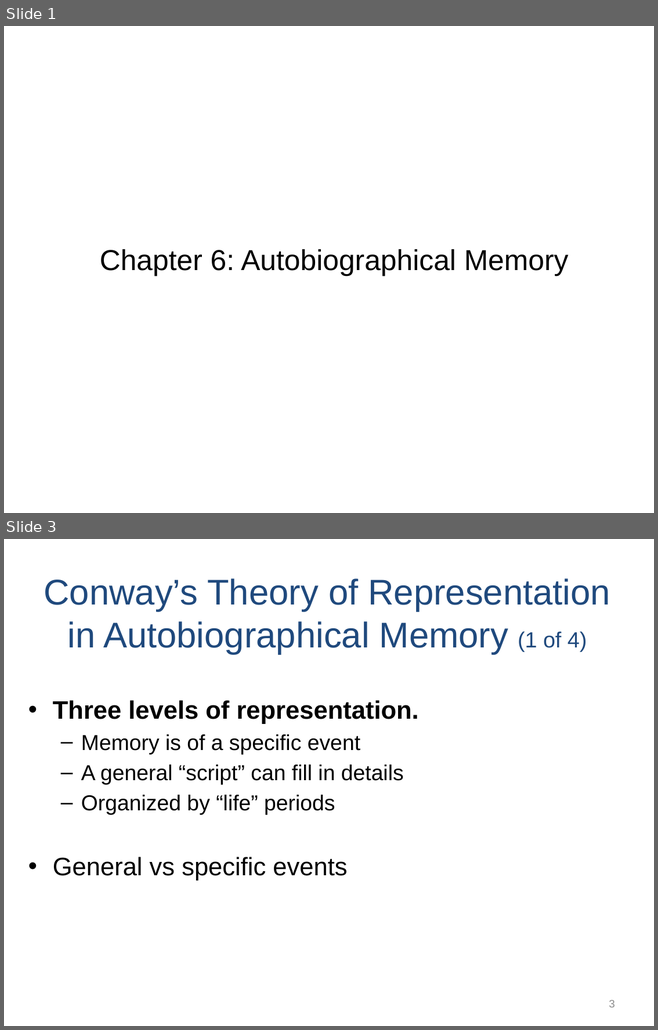
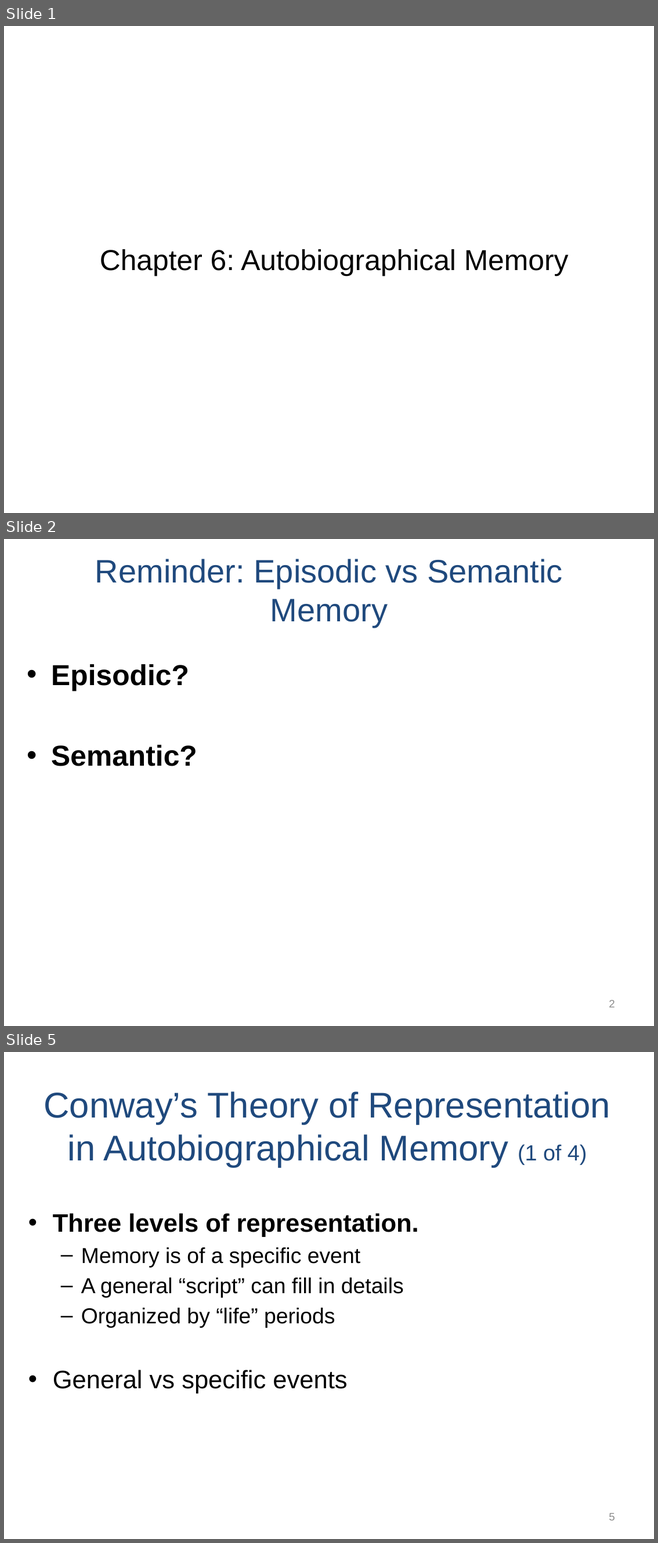
Before and after one commit to npm27/Teaching-Materials, a slide deck: Memory/Slides/Chapter 6.PPTX. Shown one above the other, each under a label of ours: slides 1 and 3 before the commit, slides 1, 2 and 5 after it; the slides between them are not shown. The pictures are 658x1030 and 658x1543 pixels, drawn with LibreOffice and Linux fonts; fonts in the diff are those of the drawing. Boxes give left, top, right and bottom in pixels: in the first picture for what was removed or moved away, otherwise in the second. Text is boxed around its words. In the diff, an @@ line names an element or a change of style, - is before the commit and + after.

```diff
--- a/Memory/Slides/Chapter 6.PPTX
+++ b/Memory/Slides/Chapter 6.PPTX
@@ slide 2 added at box(4, 539, 654, 1026), background #FFFFFF @@
@@ title added at box(95, 559, 562, 627), 36 pt, text #1F497D @@
+Reminder: Episodic vs Semantic Memory
@@ text added at box(51, 664, 197, 766), 32 pt, text #000000, bold @@
+• Episodic?
+• Semantic?
@@ page number added at box(608, 1000, 614, 1008), 12 pt, text #8C8C8C @@
+2
@@ what was slide 3 is now slide 5 @@
@@ page number at box(608, 1513, 614, 1521): text changed @@
-3
+5
```
Also in this commit, not shown: 3 slides changed, 3 other slides added.
